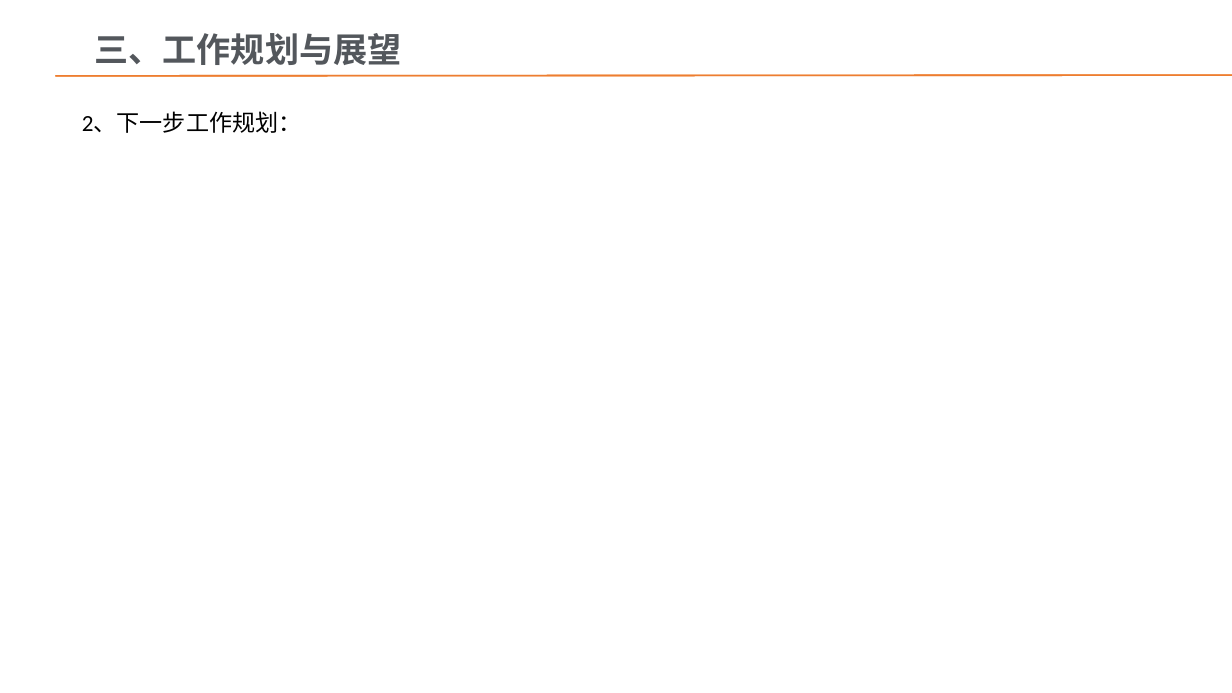
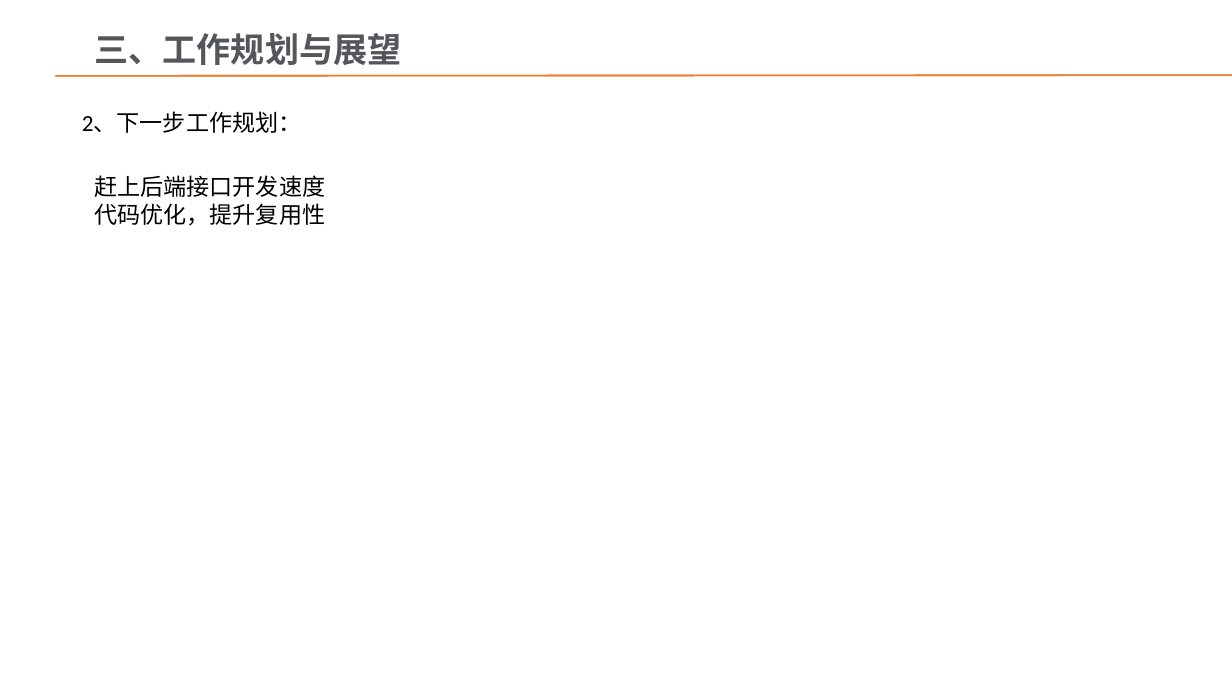
Before and after one commit to light-hong/2021web, a slide deck: slide 13 of 上海比户员工试用期转正PPT模版.pptx. Drawn at 1232x693 pixels with LibreOffice and Linux fonts; fonts in the diff are those of the drawing; background and template pictures are left out. Boxes give left, top, right and bottom in pixels: in the first picture for what was removed or moved away, otherwise in the second. Text is boxed around its words. In the diff, an @@ line names an element or a change of style, - is before the commit and + after.

```diff
--- a/上海比户员工试用期转正PPT模版.pptx
+++ b/上海比户员工试用期转正PPT模版.pptx
@@ text added at [94,175,325,226], 18 pt, text #000000 @@
+赶上后端接口开发速度
+代码优化，提升复用性
```
Also in this commit, not shown: 11 other slides changed.
